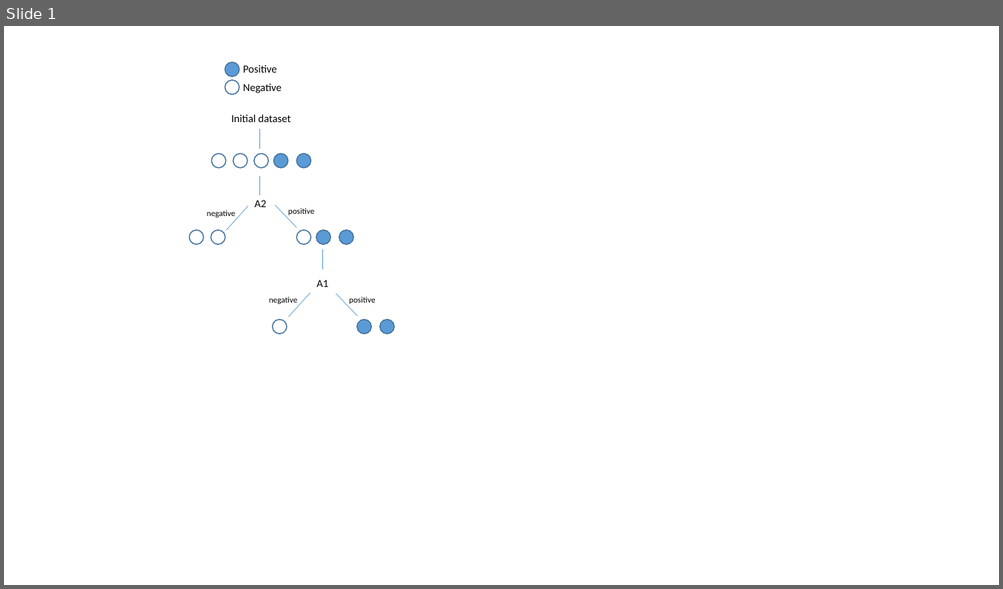
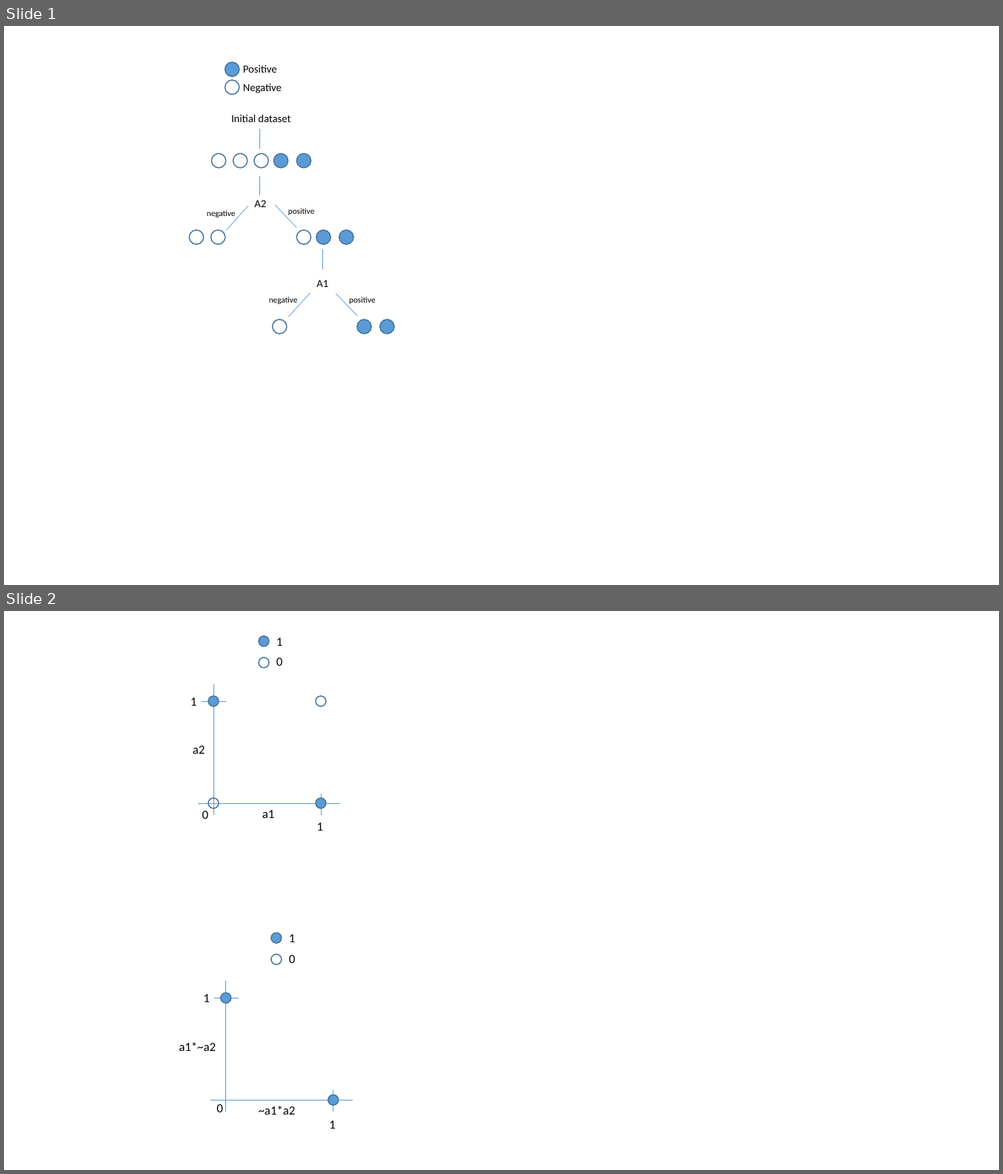
Before and after one commit to npalacio/IntroToAI, a slide deck: Homework/HW2/MathDiagrams.pptx. Shown one above the other, each under a label of ours: slide 1 before the commit, slides 1 and 2 after it. The pictures are 1003x589 and 1003x1174 pixels, drawn with LibreOffice and Linux fonts; fonts in the diff are those of the drawing. Boxes give left, top, right and bottom in pixels: in the first picture for what was removed or moved away, otherwise in the second. Text is boxed around its words. In the diff, an @@ line names an element or a change of style, - is before the commit and + after.

```diff
--- a/Homework/HW2/MathDiagrams.pptx
+++ b/Homework/HW2/MathDiagrams.pptx
@@ slide 2 added at [4, 611, 999, 1170], background #FFFFFF @@
@@ group added at [190, 636, 341, 831]: 7 texts, 6 ellipses, 4 lines @@
+a2
+a1
+1
+0
+1
+1
+0
@@ group added at [179, 934, 353, 1129]: 7 texts, 4 lines, 4 ellipses @@
+a1*~a2
+~a1*a2
+1
+0
+1
+1
+0
```
Also in this commit, not shown: 1 other slide added, 1 other file.
